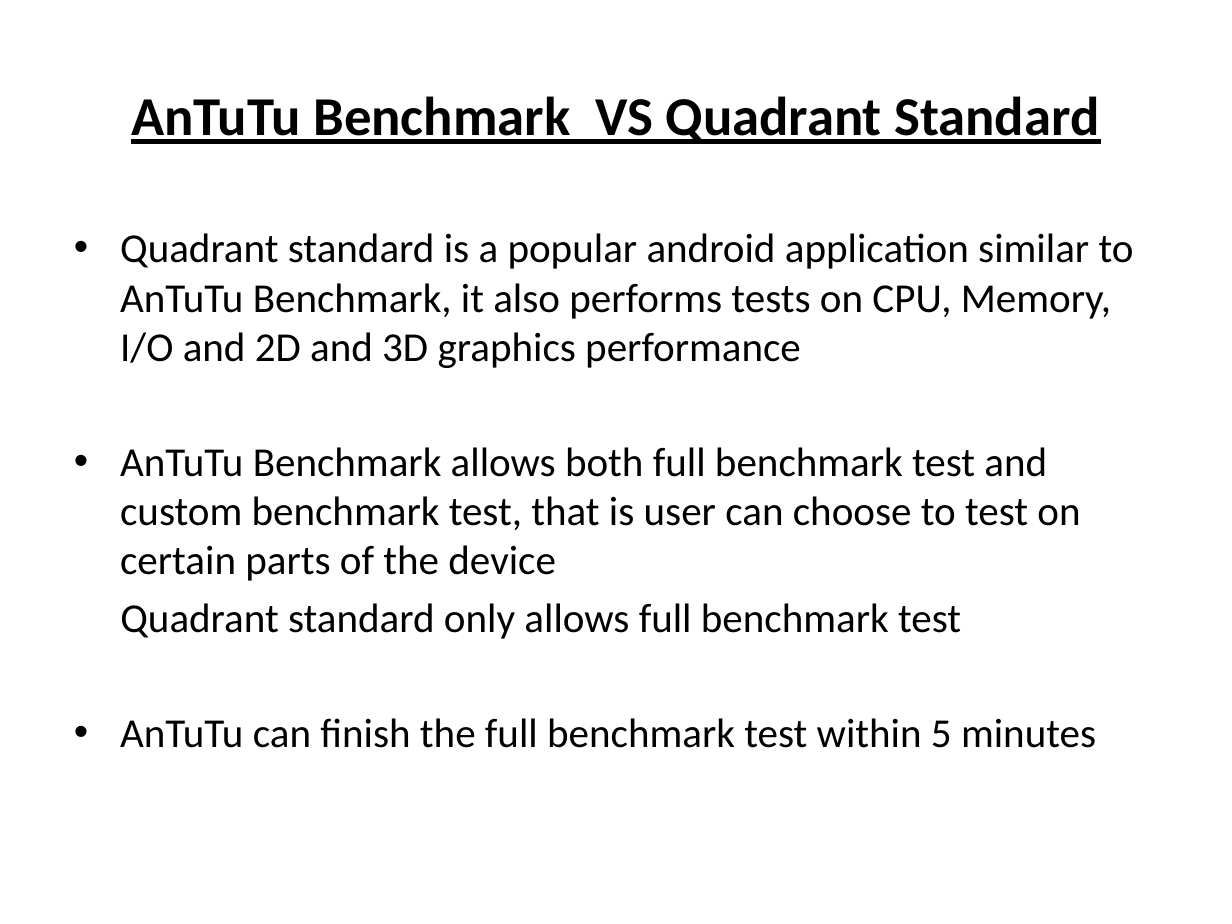
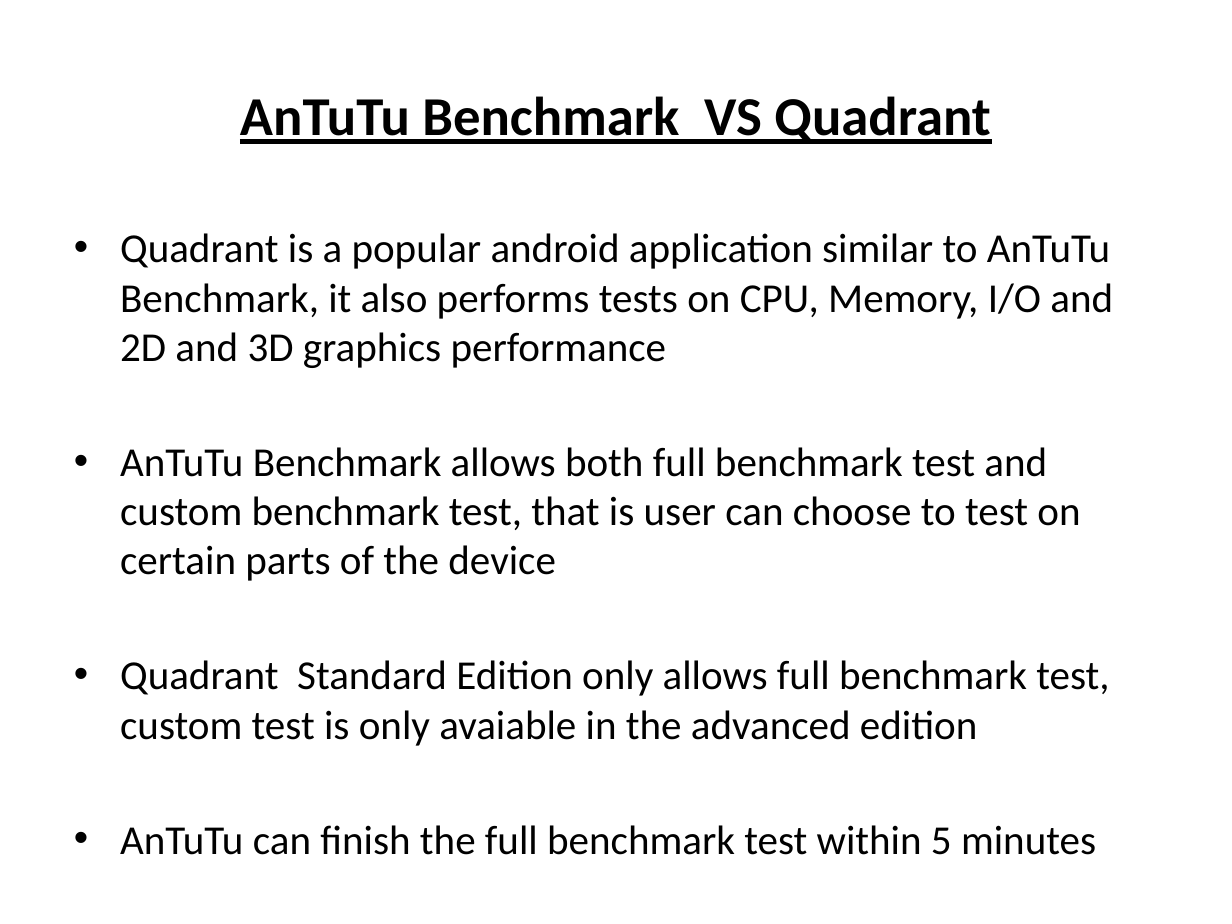
Before and after one commit to laikayeekelly/Benchmark, a slide deck: slide 6 of benchmark.pptx (slide 4 before the commit). Drawn at 1232x924 pixels with LibreOffice and Linux fonts; fonts in the diff are those of the drawing. Boxes give left, top, right and bottom in pixels: in the first picture for what was removed or moved away, otherwise in the second. Text is boxed around its words. In the diff, an @@ line names an element or a change of style, - is before the commit and + after.

Commit message:
android device benchmark powerpoint

```diff
--- a/benchmark.pptx
+++ b/benchmark.pptx
@@ title at (240, 96, 990, 144): text changed @@
-AnTuTu Benchmark VS Quadrant Standard
+AnTuTu Benchmark VS Quadrant
@@ text at (120, 233, 1113, 368): text changed @@
-• Quadrant standard is a popular android application similar to AnTuTu Benchmark, it also performs tests on CPU, Memory, I/O and 2D and 3D graphics performance
+• Quadrant is a popular android application similar to AnTuTu Benchmark, it also performs tests on CPU, Memory, I/O and 2D and 3D graphics performance
@@ text at (120, 660, 1109, 746): text changed @@
-Quadrant standard only allows full benchmark test
+• Quadrant Standard Edition only allows full benchmark test, custom test is only avaiable in the advanced edition
```
Also in this commit, not shown: 7 other slides changed, 9 slides added.
